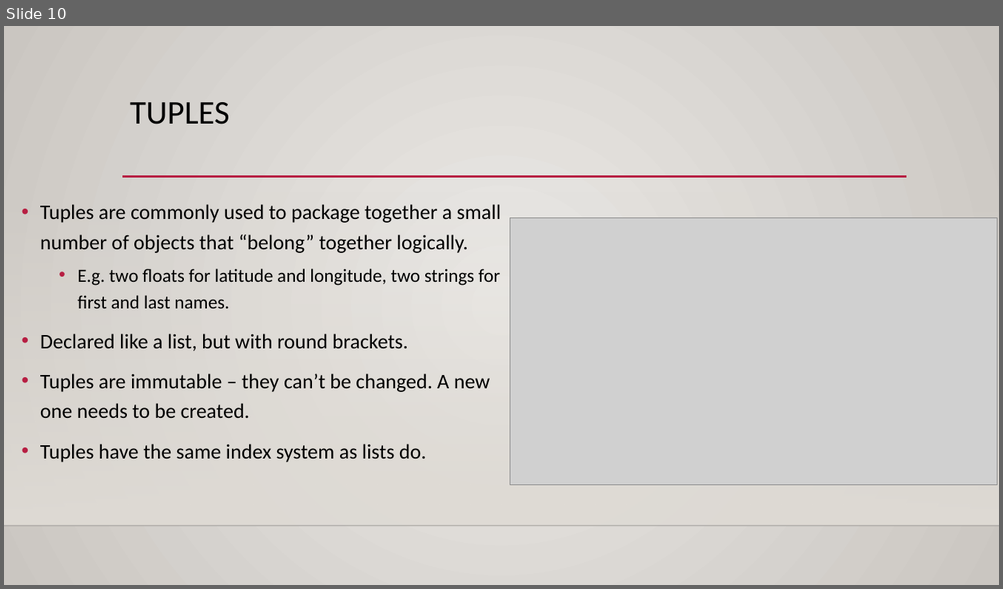
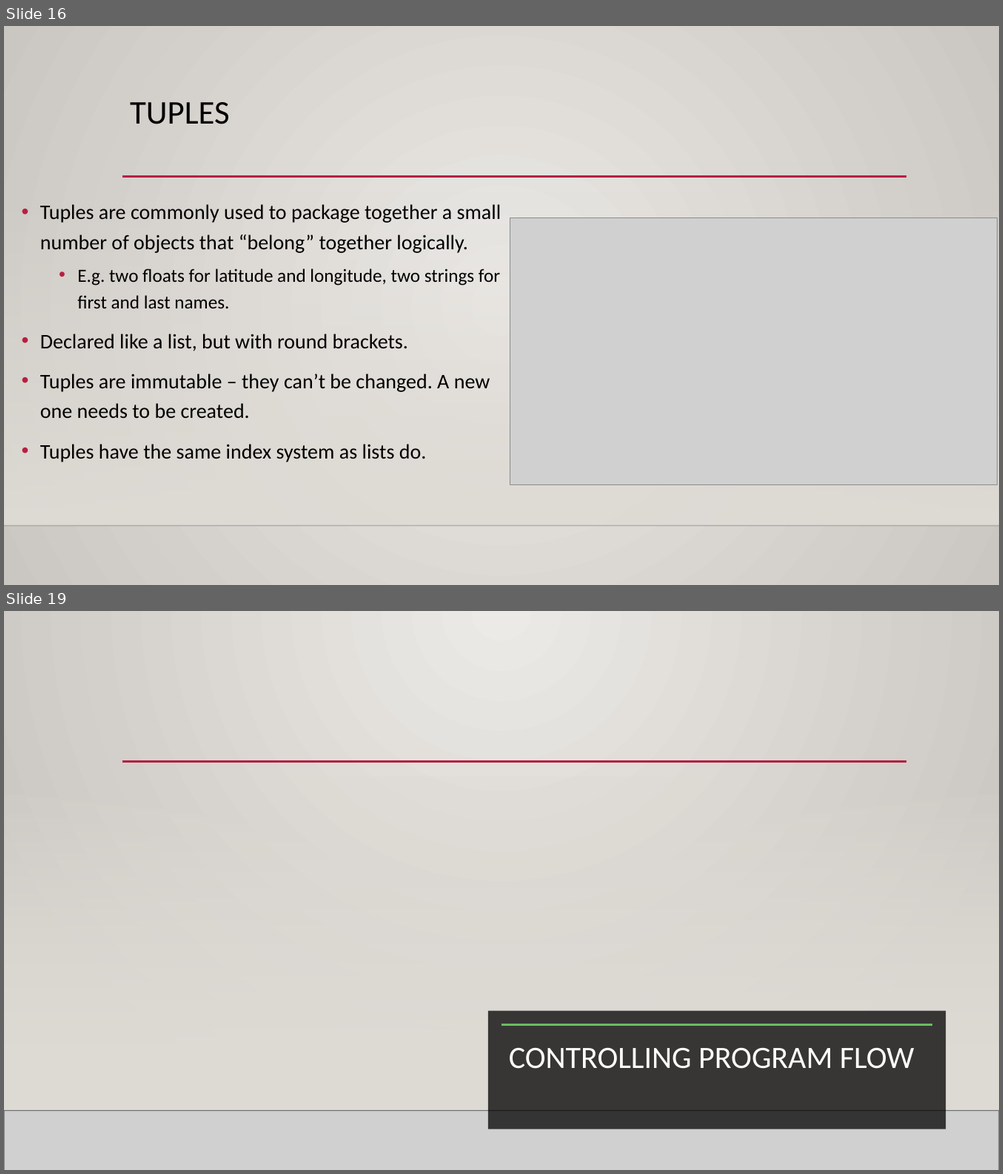
Before and after one commit to AkeemSemperDataScience/Programming_Basics_for_Machine_Learning_Students, a slide deck: reference_material/slides/002_vars_and_control.pptx. Shown one above the other, each under a label of ours: slide 10 before the commit, slides 16 and 19 after it; the slides between them are not shown. The pictures are 1003x589 and 1003x1174 pixels, drawn with LibreOffice and Linux fonts; fonts in the diff are those of the drawing; grey boxes stand for pictures; background and template pictures are left out. Boxes give left, top, right and bottom in pixels: in the first picture for what was removed or moved away, otherwise in the second. Text is boxed around its words. In the diff, an @@ line names an element or a change of style, - is before the commit and + after.

```diff
--- a/reference_material/slides/002_vars_and_control.pptx
+++ b/reference_material/slides/002_vars_and_control.pptx
@@ slide 19 added at [4, 611, 999, 1170], background picture (left out); not listed: 2 template elements that a slide beside it also shows @@
@@ line added from (122, 762) to (907, 762), #B71E42 2.5 pt @@
@@ rectangle added at [4, 776, 999, 1111], fill gradient #DFDBD5 @@
@@ rectangle added at [488, 1011, 946, 1130], fill #000001 at 75% opacity @@
@@ line added from (501, 1025) to (932, 1025), #6CBD60 2.5 pt @@
@@ title added at [509, 1048, 914, 1069], 30 pt, text #FFFFFE @@
+CONTROLLING PROGRAM FLOW
@@ picture added at [4, 1111, 999, 1170] @@
@@ line added from (4, 1111) to (999, 1111), #000001 1 pt @@
@@ what was slide 10 is now slide 16 @@
```
Also in this commit, not shown: 5 slides changed, 10 other slides added, 1 slide removed, 1 other file.
